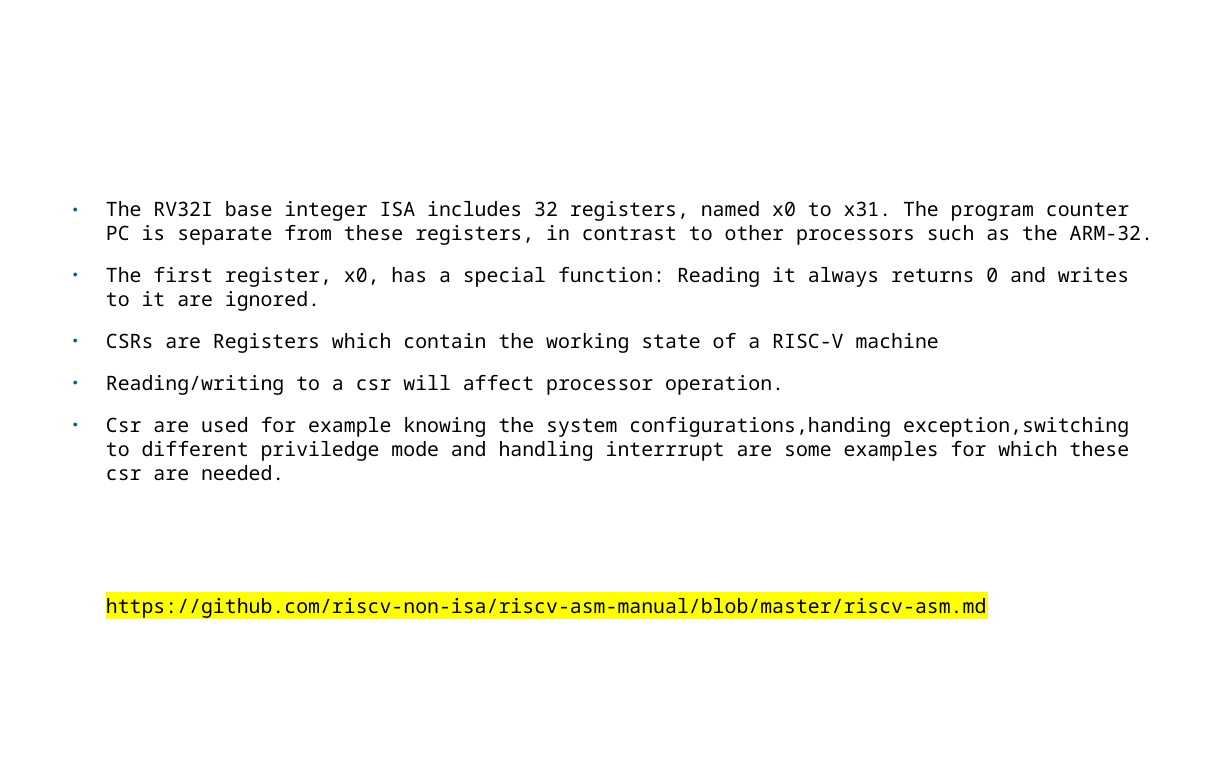
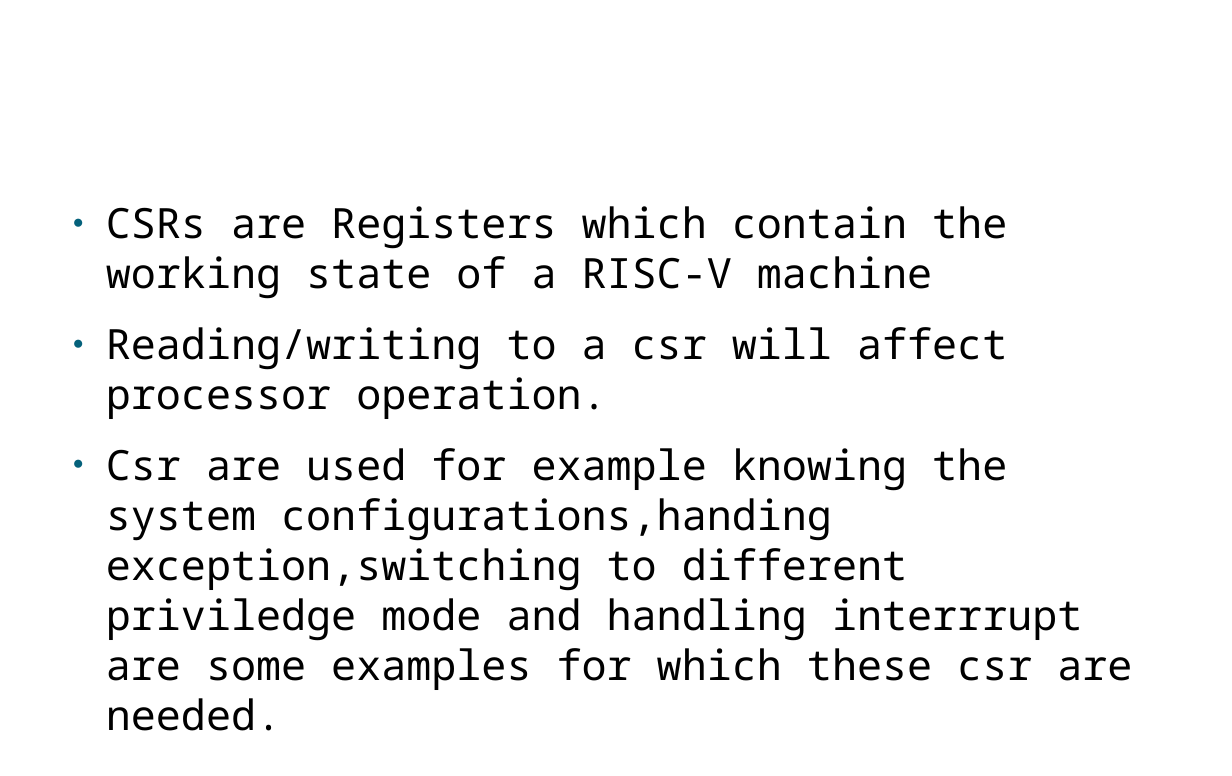
Before and after one commit to murthuja1708/desd_class, a slide deck: slide 13 of RISCV.odp (slide 9 before the commit). Drawn at 1232x776 pixels with LibreOffice and Linux fonts; fonts in the diff are those of the drawing; background and template pictures are left out. Boxes give left, top, right and bottom in pixels: in the first picture for what was removed or moved away, otherwise in the second. Text is boxed around its words. In the diff, an @@ line names an element or a change of style, - is before the commit and + after.

Commit message:
updated register details

```diff
--- a/RISCV.odp
+++ b/RISCV.odp
@@ text "CSRs are Registers which contain ..." at bbox=[106, 206, 1132, 690]: size 15.2 to 32 pt; more space between paragraphs @@
@@ text at bbox=[106, 201, 1153, 311]: paragraphs removed @@
-● The RV32I base integer ISA includes 32 registers, named x0 to x31. The program counter PC is separate from these registers, in contrast to other processors such as the ARM-32.
-● The first register, x0, has a special function: Reading it always returns 0 and writes to it are ignored.
@@ text at bbox=[106, 598, 987, 618]: paragraph removed @@
-https://github.com/riscv-non-isa/riscv-asm-manual/blob/master/riscv-asm.md
```
Also in this commit, not shown: 30 other slides changed, 5 slides added, 1 other file.
